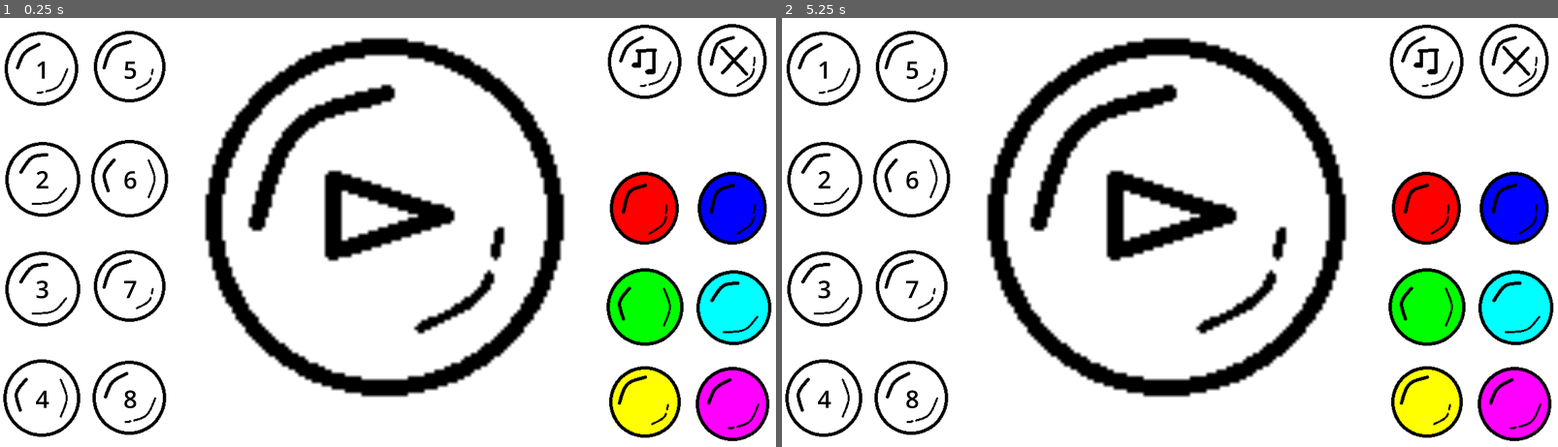
Above: before the commit, frames 1-2 (left to right).
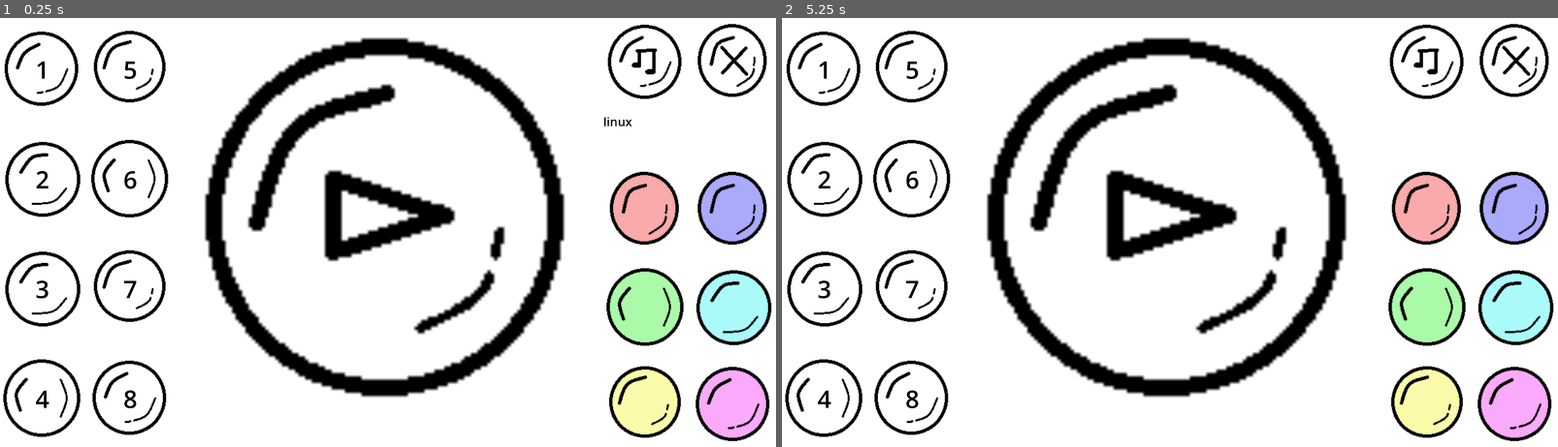
Above: after the commit, the same moments.

Repository: EmilioKolo/globalgamejam2025
Game: Godot game, scene res://scenes/menu.tscn
Two runs of this game, one before a commit and one after it. Both use one fixed random seed, a clock stepped at 60 frames per second and the inputs below.
Inputs:
- Up to frame 1 (0.25 s): no input
- Up to frame 2 (5.25 s): tap Enter at 0.5, 2, 3.5 s; tap Space at 1.25, 2.75, 4.25 s

The runs differ from the first frame. In frame 1, 6.2% of the frame differs, in the area x 77-99%, y 23-98%; in frame 2, 6.2%.

Commit message:
Polish for v1.2
Add debug message.
Change colours.
Add autopop speed upgrade.
Fix vibration.
Change initial grid size.
Change grid size cost increase.
Probably something else.

Diff:
--- a/scenes/game.tscn
+++ b/scenes/game.tscn
@@ -68,46 +68,21 @@
 vertical_alignment = 1
 autowrap_mode = 1
 
-[node name="title" type="HBoxContainer" parent="columns/left_panel"]
-layout_mode = 2
-size_flags_vertical = 3
-alignment = 2
-
-[node name="name" type="Label" parent="columns/left_panel/title"]
-layout_mode = 2
-size_flags_horizontal = 3
-theme_override_colors/font_color = Color(0, 0, 0, 1)
-theme_override_font_sizes/font_size = 40
-text = "        "
-vertical_alignment = 1
-
-[node name="upgrade_n" parent="columns/left_panel/title" instance=ExtResource("2_ykisa")]
-layout_mode = 2
-sprite_frame = 29
-enabled = false
-
-[node name="cost" type="Label" parent="columns/left_panel/title"]
-layout_mode = 2
-size_flags_horizontal = 3
-theme_override_colors/font_color = Color(0, 0, 0, 1)
-theme_override_font_sizes/font_size = 40
-text = "Cost "
-horizontal_alignment = 1
-vertical_alignment = 1
-
 [node name="pop_upgrade" type="HBoxContainer" parent="columns/left_panel"]
 layout_mode = 2
 size_flags_vertical = 3
 alignment = 2
 
 [node name="Label" type="Label" parent="columns/left_panel/pop_upgrade"]
-layout_mode = 2
-size_flags_horizontal = 3
-theme_override_colors/font_color = Color(0, 0, 0, 1)
-theme_override_font_sizes/font_size = 40
-text = " Pop!"
-horizontal_alignment = 2
-vertical_alignment = 1
+custom_minimum_size = Vector2(100, 40)
+layout_mode = 2
+size_flags_horizontal = 3
+theme_override_colors/font_color = Color(0, 0, 0, 1)
+theme_override_font_sizes/font_size = 40
+text = " Profit"
+horizontal_alignment = 2
+vertical_alignment = 1
+autowrap_mode = 2
 
 [node name="pop_up" parent="columns/left_panel/pop_upgrade" instance=ExtResource("2_ykisa")]
 layout_mode = 2
@@ -132,6 +107,7 @@
 alignment = 2
 
 [node name="Label" type="Label" parent="columns/left_panel/auto_upgrade"]
+custom_minimum_size = Vector2(100, 40)
 layout_mode = 2
 size_flags_horizontal = 3
 theme_override_colors/font_color = Color(0, 0, 0, 1)
@@ -139,6 +115,7 @@
 text = " Auto"
 horizontal_alignment = 2
 vertical_alignment = 1
+autowrap_mode = 2
 
 [node name="auto_up" parent="columns/left_panel/auto_upgrade" instance=ExtResource("2_ykisa")]
 layout_mode = 2
@@ -152,6 +129,39 @@
 size_flags_horizontal = 3
 theme_override_colors/font_color = Color(0, 0, 0, 1)
 theme_override_font_sizes/font_size = 40
+text = "10"
+horizontal_alignment = 1
+vertical_alignment = 1
+autowrap_mode = 1
+
+[node name="auto_sp_upgrade" type="HBoxContainer" parent="columns/left_panel"]
+layout_mode = 2
+size_flags_vertical = 3
+alignment = 2
+
+[node name="Label" type="Label" parent="columns/left_panel/auto_sp_upgrade"]
+custom_minimum_size = Vector2(100, 40)
+layout_mode = 2
+size_flags_horizontal = 3
+theme_override_colors/font_color = Color(0, 0, 0, 1)
+theme_override_font_sizes/font_size = 40
+text = " Auto speed"
+horizontal_alignment = 2
+vertical_alignment = 1
+autowrap_mode = 2
+
+[node name="auto_sp_up" parent="columns/left_panel/auto_sp_upgrade" instance=ExtResource("2_ykisa")]
+layout_mode = 2
+sprite_frame = 9
+button_size = 96
+buy_button = true
+
+[node name="cost" type="Label" parent="columns/left_panel/auto_sp_upgrade"]
+custom_minimum_size = Vector2(100, 40)
+layout_mode = 2
+size_flags_horizontal = 3
+theme_override_colors/font_color = Color(0, 0, 0, 1)
+theme_override_font_sizes/font_size = 40
 text = "100"
 horizontal_alignment = 1
 vertical_alignment = 1
@@ -163,6 +173,7 @@
 alignment = 2
 
 [node name="Label" type="Label" parent="columns/left_panel/size_upgrade"]
+custom_minimum_size = Vector2(100, 40)
 layout_mode = 2
 size_flags_horizontal = 3
 theme_override_colors/font_color = Color(0, 0, 0, 1)
@@ -170,6 +181,7 @@
 text = " Size"
 horizontal_alignment = 2
 vertical_alignment = 1
+autowrap_mode = 2
 
 [node name="size_up" parent="columns/left_panel/size_upgrade" instance=ExtResource("2_ykisa")]
 layout_mode = 2
@@ -194,6 +206,7 @@
 alignment = 2
 
 [node name="Label" type="Label" parent="columns/left_panel/reload_upgrade"]
+custom_minimum_size = Vector2(100, 40)
 layout_mode = 2
 size_flags_horizontal = 3
 theme_override_colors/font_color = Color(0, 0, 0, 1)
@@ -201,6 +214,7 @@
 text = " Reload"
 horizontal_alignment = 2
 vertical_alignment = 1
+autowrap_mode = 2
 
 [node name="reload_up" parent="columns/left_panel/reload_upgrade" instance=ExtResource("2_ykisa")]
 layout_mode = 2
@@ -275,12 +289,12 @@
 size_flags_vertical = 3
 
 [node name="color1" parent="columns/right_panel/colors1" instance=ExtResource("2_ykisa")]
-modulate = Color(1, 0, 0, 1)
+modulate = Color(0.980392, 0.666667, 0.666667, 1)
 layout_mode = 2
 sprite_frame = 12
 
 [node name="color4" parent="columns/right_panel/colors1" instance=ExtResource("2_ykisa")]
-modulate = Color(0, 0, 1, 1)
+modulate = Color(0.666667, 0.666667, 0.980392, 1)
 layout_mode = 2
 sprite_frame = 12
 
@@ -289,12 +303,12 @@
 size_flags_vertical = 3
 
 [node name="color2" parent="columns/right_panel/colors2" instance=ExtResource("2_ykisa")]
-modulate = Color(0, 1, 0, 1)
+modulate = Color(0.666667, 0.980392, 0.666667, 1)
 layout_mode = 2
 sprite_frame = 12
 
 [node name="color5" parent="columns/right_panel/colors2" instance=ExtResource("2_ykisa")]
-modulate = Color(0, 1, 1, 1)
+modulate = Color(0.666667, 0.980392, 0.980392, 1)
 layout_mode = 2
 sprite_frame = 12
 
@@ -303,28 +317,29 @@
 size_flags_vertical = 3
 
 [node name="color3" parent="columns/right_panel/colors3" instance=ExtResource("2_ykisa")]
-modulate = Color(1, 1, 0, 1)
+modulate = Color(0.980392, 0.980392, 0.666667, 1)
 layout_mode = 2
 sprite_frame = 12
 
 [node name="color6" parent="columns/right_panel/colors3" instance=ExtResource("2_ykisa")]
-modulate = Color(1, 0, 1, 1)
-layout_mode = 2
-sprite_frame = 12
+modulate = Color(0.980392, 0.666667, 0.980392, 1)
+layout_mode = 2
+sprite_frame = 12
+
+[node name="autopop_timer" type="Timer" parent="."]
+wait_time = 0.1
+autostart = true
 
 [node name="autopoppers" type="Control" parent="."]
 anchors_preset = 0
 offset_right = 40.0
 offset_bottom = 40.0
 
-[node name="Timer" type="Timer" parent="autopoppers"]
-wait_time = 0.1
-autostart = true
-
 [connection signal="buy_attempt" from="columns/left_panel/pop_upgrade/pop_up" to="." method="_on_pop_up_buy_attempt"]
 [connection signal="buy_attempt" from="columns/left_panel/auto_upgrade/auto_up" to="." method="_on_auto_up_buy_attempt"]
+[connection signal="buy_attempt" from="columns/left_panel/auto_sp_upgrade/auto_sp_up" to="." method="_on_auto_sp_up_buy_attempt"]
 [connection signal="buy_attempt" from="columns/left_panel/size_upgrade/size_up" to="." method="_on_size_up_buy_attempt"]
 [connection signal="buy_attempt" from="columns/left_panel/reload_upgrade/reload_up" to="." method="_on_reload_up_buy_attempt"]
 [connection signal="pressed" from="columns/right_panel/exit_mute/mute" to="." method="_on_mute_pressed"]
 [connection signal="pressed" from="columns/right_panel/exit_mute/exit" to="." method="_on_exit_pressed"]
-[connection signal="timeout" from="autopoppers/Timer" to="." method="autopop"]
+[connection signal="timeout" from="autopop_timer" to="." method="autopop"]
--- a/scenes/menu.tscn
+++ b/scenes/menu.tscn
@@ -254,18 +254,28 @@
 size_flags_vertical = 3
 size_flags_stretch_ratio = 0.5
 
+[node name="debug_label" type="Label" parent="columns/right_panel1/pad"]
+layout_mode = 1
+anchors_preset = 15
+anchor_right = 1.0
+anchor_bottom = 1.0
+grow_horizontal = 2
+grow_vertical = 2
+theme_override_colors/font_color = Color(0, 0, 0, 1)
+theme_override_font_sizes/font_size = 40
+
 [node name="colour1" parent="columns/right_panel1" instance=ExtResource("2_2qk0i")]
-modulate = Color(1, 0, 0, 1)
+modulate = Color(0.980392, 0.666667, 0.666667, 1)
 layout_mode = 2
 sprite_frame = 12
 
 [node name="colour2" parent="columns/right_panel1" instance=ExtResource("2_2qk0i")]
-modulate = Color(0, 1, 0, 1)
+modulate = Color(0.666667, 0.980392, 0.666667, 1)
 layout_mode = 2
 sprite_frame = 12
 
 [node name="colour3" parent="columns/right_panel1" instance=ExtResource("2_2qk0i")]
-modulate = Color(1, 1, 0, 1)
+modulate = Color(0.980392, 0.980392, 0.666667, 1)
 layout_mode = 2
 sprite_frame = 12
 
@@ -285,17 +295,17 @@
 size_flags_stretch_ratio = 0.5
 
 [node name="colour4" parent="columns/right_panel2" instance=ExtResource("2_2qk0i")]
-modulate = Color(0, 0, 1, 1)
+modulate = Color(0.666667, 0.666667, 0.980392, 1)
 layout_mode = 2
 sprite_frame = 12
 
 [node name="colour5" parent="columns/right_panel2" instance=ExtResource("2_2qk0i")]
-modulate = Color(0, 1, 1, 1)
+modulate = Color(0.666667, 0.980392, 0.980392, 1)
 layout_mode = 2
 sprite_frame = 12
 
 [node name="colour6" parent="columns/right_panel2" instance=ExtResource("2_2qk0i")]
-modulate = Color(1, 0, 1, 1)
+modulate = Color(0.980392, 0.666667, 0.980392, 1)
 layout_mode = 2
 sprite_frame = 12
 
--- a/scenes/responsive_touch.tscn
+++ b/scenes/responsive_touch.tscn
@@ -48,11 +48,14 @@
 tracks/2/interp = 1
 tracks/2/loop_wrap = true
 tracks/2/keys = {
-"times": PackedFloat32Array(0, 0.3),
-"transitions": PackedFloat32Array(1, 1),
+"times": PackedFloat32Array(0, 0.0001, 0.3),
+"transitions": PackedFloat32Array(1, 1, 1),
 "values": [{
 "args": [],
 "method": &"_disable"
+}, {
+"args": [],
+"method": &"_vibrate"
 }, {
 "args": [],
 "method": &"popped"
--- a/scripts/game.gd
+++ b/scripts/game.gd
@@ -6,6 +6,7 @@
 @onready var total_label = $columns/left_panel/pop_counter_total/pops
 @onready var pop_val_cost_label = $columns/left_panel/pop_upgrade/cost
 @onready var auto_up_label = $columns/left_panel/auto_upgrade/cost
+@onready var auto_sp_up_label = $columns/left_panel/auto_sp_upgrade/cost
 @onready var size_up_label = $columns/left_panel/size_upgrade/cost
 @onready var reload_up_label = $columns/left_panel/reload_upgrade/cost
 @onready var auto_node = $autopoppers
@@ -39,6 +40,12 @@
 		add_autopopper()
 		# Count the new autopopper
 		curr_autopoppers += 1
+
+func update_autopopper_timer():
+	# Go through autopoppers
+	for apt in auto_node.get_children():
+		# Change timer wait_time
+		apt.wait_time = Global.autopopper_timer
 
 func add_autopopper():
 	# Create timer and set up values
@@ -102,6 +109,7 @@
 	# Update costs of upgrades
 	pop_val_cost_label.text = str(Global.pop_val_cost)
 	auto_up_label.text = str(Global.auto_cost)
+	auto_sp_up_label.text = str(Global.auto_sp_cost)
 	size_up_label.text = str(Global.grid_size_cost)
 	reload_up_label.text = str(Global.reload_cost)
 
@@ -115,14 +123,12 @@
 func _on_mute_pressed() -> void:
 	Global.toggle_mute()
 
-
 func _on_pop_up_buy_attempt(node: Variant) -> void:
 	# Check for enough available pops
 	if Global.pop_unspent >= Global.pop_val_cost:
 		node.anim_play_node.play("pop")
 		Global.buy_val_upgrade()
 		update_labels()
-
 
 func _on_auto_up_buy_attempt(node: Variant) -> void:
 	# Check for enough available pops
@@ -132,7 +138,6 @@
 		update_labels()
 		update_autopopper()
 
-
 func _on_size_up_buy_attempt(node: Variant) -> void:
 	# Check for enough available pops
 	if Global.pop_unspent >= Global.grid_size_cost:
@@ -141,7 +146,6 @@
 		update_labels()
 		update_grid()
 
-
 func _on_reload_up_buy_attempt(node: Variant) -> void:
 	# Check for enough available pops
 	if Global.pop_unspent >= Global.reload_cost:
@@ -149,3 +153,11 @@
 		Global.buy_reload_upgrade()
 		update_labels()
 		update_bubble_options()
+
+func _on_auto_sp_up_buy_attempt(node: Variant) -> void:
+	# Check for enough available pops
+	if Global.pop_unspent >= Global.auto_sp_cost:
+		node.anim_play_node.play("pop")
+		Global.buy_auto_sp_upgrade()
+		update_labels()
+		update_autopopper_timer()
--- a/scripts/global.gd
+++ b/scripts/global.gd
@@ -7,17 +7,19 @@
 var pop_total:int = 0
 var pop_unspent:int = 0
 var pop_value:int = 1
-var grid_size:Vector2 = Vector2(3,3)
+var grid_size:Vector2 = Vector2(4,4)
 var reload_freq = 2.0
 var reload_timer = 10.0/reload_freq
 # Upgrade costs
 var pop_val_cost = 10
-var auto_cost = 100
+var auto_cost = 10
+var auto_sp_cost = 100
 var grid_size_cost = 100
 var reload_cost = 25
 # Autopopper
 var autopopper_counter = 0
-var autopopper_timer = 2.0
+var autopopper_freq = 5.0
+var autopopper_timer = 10.0/autopopper_freq
 
 
 func toggle_mute():
@@ -51,6 +53,16 @@
 	# Increase auto_cost
 	auto_cost = cost_increase(auto_cost)
 
+func buy_auto_sp_upgrade():
+	# Spend pops
+	pop_unspent = pop_unspent - auto_sp_cost
+	# Increase frequency
+	autopopper_freq += 1
+	# Recalculate speed
+	autopopper_timer = 10.0/autopopper_freq
+	# Increase auto_cost
+	auto_sp_cost = cost_increase(auto_sp_cost)
+
 func buy_size_upgrade():
 	# Spend pops
 	pop_unspent = pop_unspent - grid_size_cost
@@ -60,7 +72,7 @@
 	else:
 		grid_size.x+=1
 	# Increase grid_size_cost
-	grid_size_cost = cost_increase(grid_size_cost)
+	grid_size_cost = cost_increase(grid_size_cost, 10)
 
 func buy_reload_upgrade():
 	# Spend pops
@@ -72,8 +84,8 @@
 	# Increase reload_cost
 	reload_cost = cost_increase(reload_cost)
 
-func cost_increase(n):
-	return int(1.5*n)
+func cost_increase(n, mult=1.5):
+	return int(mult*n)
 
 func load_game():
 	pass
--- a/scripts/menu.gd
+++ b/scripts/menu.gd
@@ -2,13 +2,13 @@
 
 
 @onready var exit_button_node = $columns/right_panel2/exit
+@onready var debug_label = $columns/right_panel1/pad/debug_label
 
 var code = ''
 const CORRECT_CODE = '466854'
 
 func _ready() -> void:
-	if OS.get_name().to_lower()=="web":
-		exit_button_node.enabled = false
+	_flash_message(OS.get_name().to_lower())
 	SignalBus.resize_screen.emit()
 
 func _process(_delta: float) -> void:
@@ -25,16 +25,37 @@
 			enable_cheats()
 			code = ''
 		else:
-			print('Code '+code+' is incorrect.')
+			_flash_message(code)
 			code = ''
 
 func enable_cheats():
-	print('Code is correct!')
+	_flash_message('Cheats enabled')
 	Global.pop_total = 999999999
 	Global.pop_unspent = 999999999
 
 func change_color(newcolor_base, newcolor_accent):
 	RenderingServer.set_default_clear_color(newcolor_base)
+
+func _flash_message(text):
+	# Remove all previous timers
+	for t in debug_label.get_children():
+		t.queue_free()
+	# Change debut_label text
+	debug_label.text = str(text)
+	# Create timer and set up values
+	var timer = Timer.new()
+	timer.wait_time = 5.0
+	timer.one_shot = true
+	# Connect timer timeout to queue_autopop
+	timer.connect("timeout", _delete_message)
+	timer.connect("timeout", timer.queue_free)
+	# Start timer
+	timer.autostart = true
+	# Add timer as child to auto_node
+	debug_label.add_child(timer)
+
+func _delete_message():
+	debug_label.text = ''
 
 func _on_play_pressed() -> void:
 	change_scene('play')
--- a/scripts/responsive_touch.gd
+++ b/scripts/responsive_touch.gd
@@ -46,8 +46,6 @@
 			RenderingServer.set_default_clear_color(Color.WHITE)
 		else:
 			RenderingServer.set_default_clear_color(modulate)
-	# Vibrate phone
-	Input.vibrate_handheld(100)
 
 func scale_button():
 	# Pick the smallest side of anchor_node as the button size
@@ -106,6 +104,10 @@
 func _disable():
 	enabled = false
 
+func _vibrate():
+	# Vibrate phone or handheld
+	Input.vibrate_handheld(200)
+
 func _on_touch_button_pressed() -> void:
 	if enabled:
 		if !buy_button:
